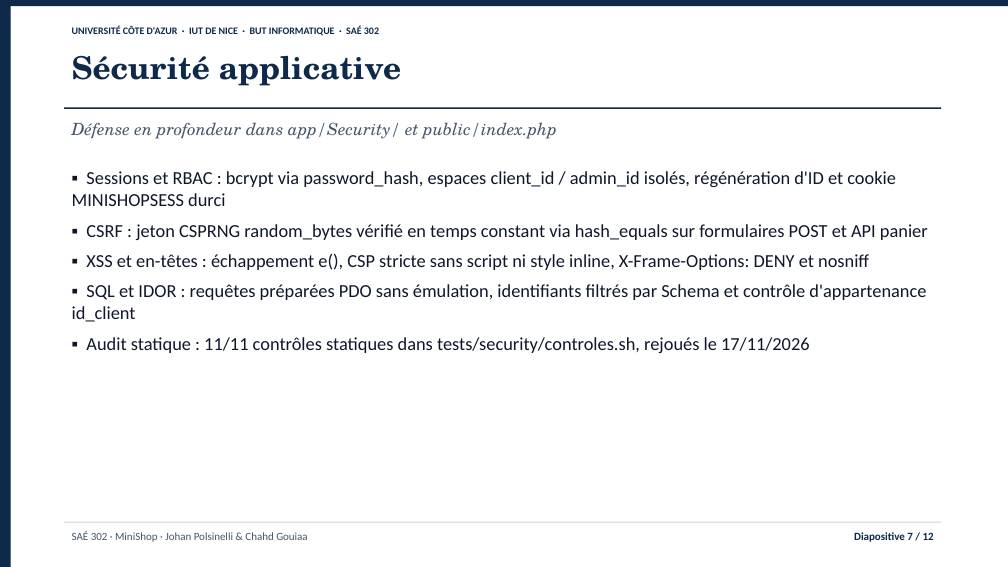
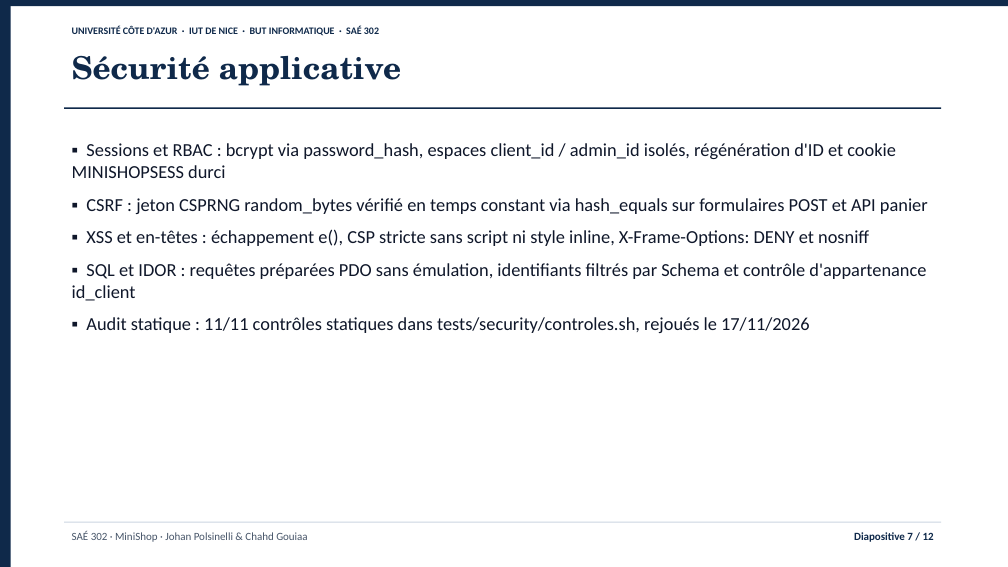
Before and after one commit to jojo8356/SAE-302, a slide deck: slide 7 of livrables/minishop-soutenance.pptx. Drawn at 1008x567 pixels with LibreOffice and Linux fonts; fonts in the diff are those of the drawing. Boxes give left, top, right and bottom in pixels: in the first picture for what was removed or moved away, otherwise in the second. Text is boxed around its words. In the diff, an @@ line names an element or a change of style, - is before the commit and + after.

```diff
--- a/livrables/minishop-soutenance.pptx
+++ b/livrables/minishop-soutenance.pptx
@@ text "▪ Sessions et RBAC : ...": place and size @@
-text "▪ Sessions et RBAC : ..." at <box>72,171,928,353</box>
+text "▪ Sessions et RBAC : ..." at <box>72,143,928,333</box>
@@ text "▪ Sessions et RBAC : ..." at <box>72,143,928,333</box>: more space between paragraphs @@
@@ text removed at <box>72,122,557,139</box> @@
-Défense en profondeur dans app/Security/ et public/index.php
```
Also in this commit, not shown: 11 other slides changed, 5 other files.
